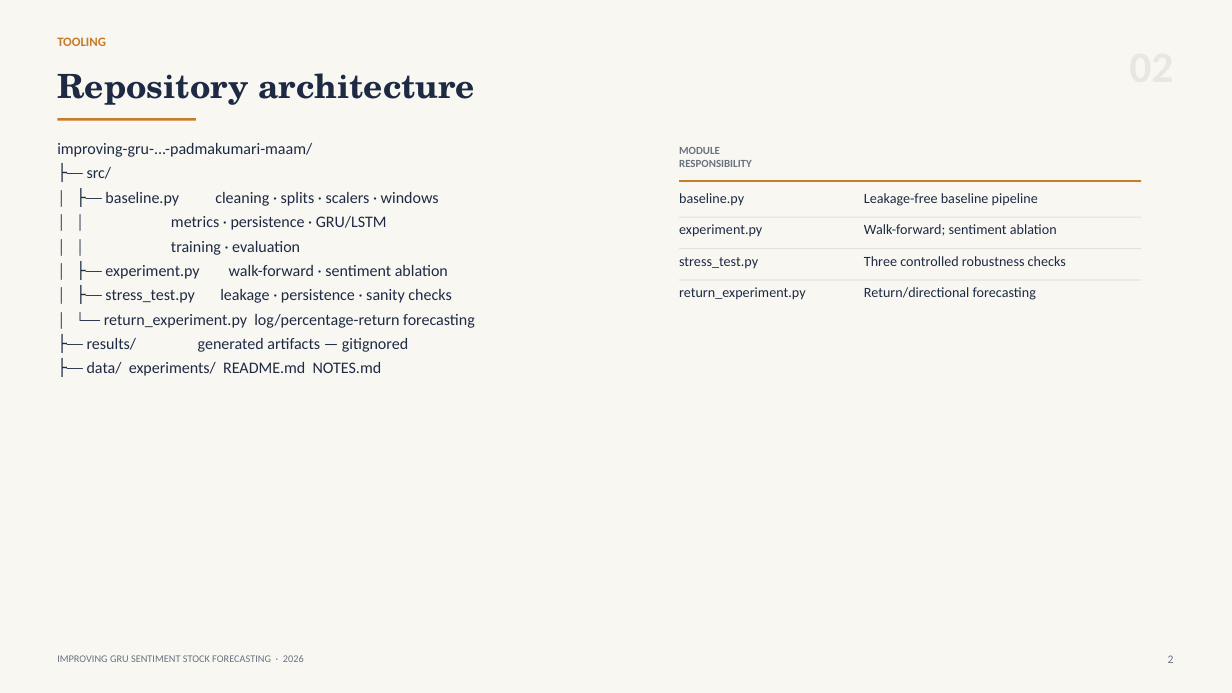
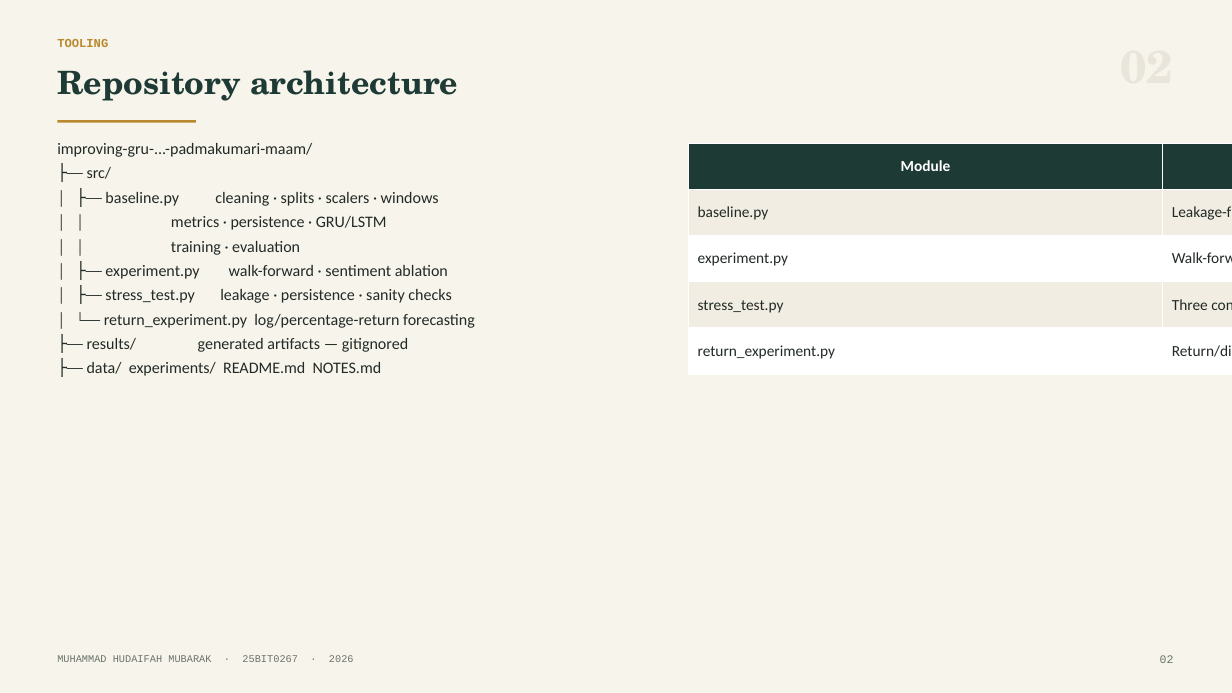
Before and after one commit to hudaifahwins/improving-gru-sentiment-stock-forecasting-padmakumari-maam, a slide deck: slide 3 of PROJECT_PRESENTATION.pptx. Drawn at 1232x693 pixels with LibreOffice and Linux fonts; fonts in the diff are those of the drawing. Boxes give left, top, right and bottom in pixels: in the first picture for what was removed or moved away, otherwise in the second. Text is boxed around its words. In the diff, an @@ line names an element or a change of style, - is before the commit and + after.

Commit message:
design: unify pine/brass palette across deck and report; verified zero-overlap deck

```diff
--- a/PROJECT_PRESENTATION.pptx
+++ b/PROJECT_PRESENTATION.pptx
@@ rectangle at box(0, 0, 1232, 693): fill #F8F7F2 to #F7F4EC @@
@@ text "TOOLING" at box(57, 39, 108, 47): size 10 to 9.5 pt, font Calibri to Courier New, text colour #C87B28 to #B8892F @@
@@ text "Repository architecture" at box(57, 70, 458, 101): size 26 to 25 pt, text colour #1E2A44 to #1E3A34 @@
@@ text "improving-gru-...-padmakumari-maam/" at box(57, 143, 475, 376): text colour #1E2A44 to #222A26 @@
@@ rectangle at box(57, 120, 196, 123): fill #C87B28 to #B8892F @@
@@ text removed at box(679, 147, 752, 167) @@
-MODULE
-RESPONSIBILITY
@@ table added at box(689, 143, 1232, 374), 5 rows, 2 columns @@
+Module | Responsibility
+baseline.py | Leakage-free baseline pipeline
+experiment.py | Walk-forward; sentiment ablation
+stress_test.py | Three controlled robustness checks
+return_experiment.py | Return/directional forecasting
@@ rectangle removed at box(679, 180, 1141, 182) @@
@@ text removed at box(679, 193, 744, 206) @@
-baseline.py
@@ text removed at box(864, 193, 1038, 206) @@
-Leakage-free baseline pipeline
@@ rectangle removed at box(679, 217, 1141, 218) @@
@@ text removed at box(679, 224, 762, 237) @@
-experiment.py
@@ text removed at box(864, 224, 1057, 236) @@
-Walk-forward; sentiment ablation
@@ rectangle removed at box(679, 249, 1141, 250) @@
@@ text removed at box(679, 257, 758, 269) @@
-stress_test.py
@@ text removed at box(864, 256, 1066, 266) @@
-Three controlled robustness checks
@@ rectangle removed at box(679, 279, 1141, 280) @@
@@ text removed at box(679, 287, 806, 300) @@
-return_experiment.py
@@ text removed at box(864, 287, 1036, 300) @@
-Return/directional forecasting
@@ text at box(57, 655, 354, 662): text changed; font Calibri to Courier New; text colour #6A7280 to #6B736B @@
-IMPROVING GRU SENTIMENT STOCK FORECASTING · 2026
+MUHAMMAD HUDAIFAH MUBARAK · 25BIT0267 · 2026
@@ text at box(1160, 655, 1174, 663): text changed; font Calibri to Courier New; text colour #6A7280 to #6B736B @@
-2
+02
```
Also in this commit, not shown: 11 other slides changed, 1 other file.
